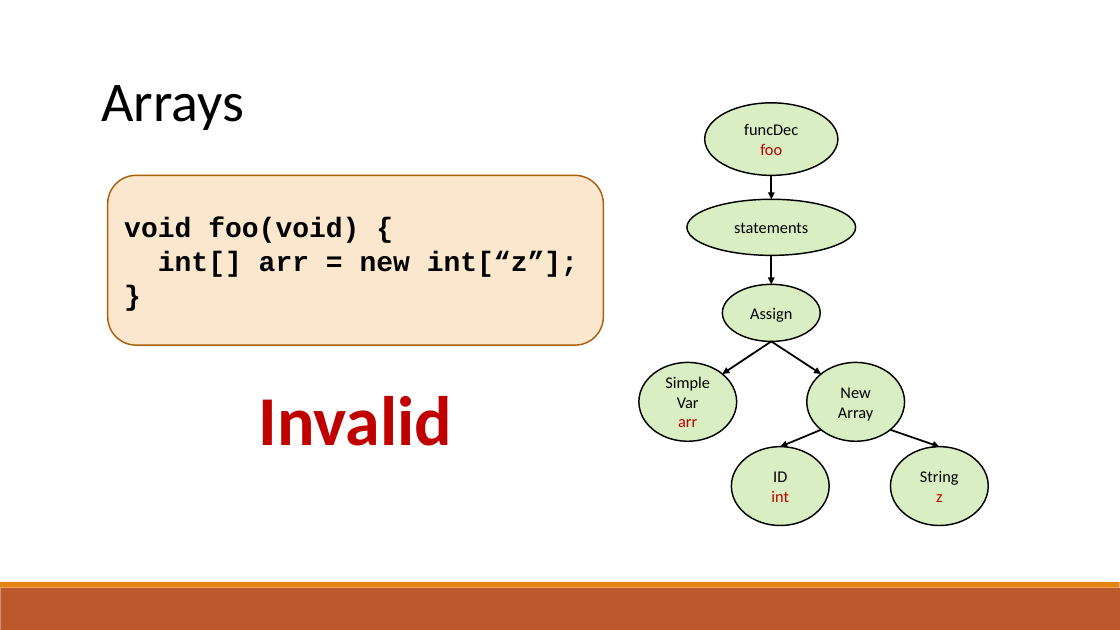
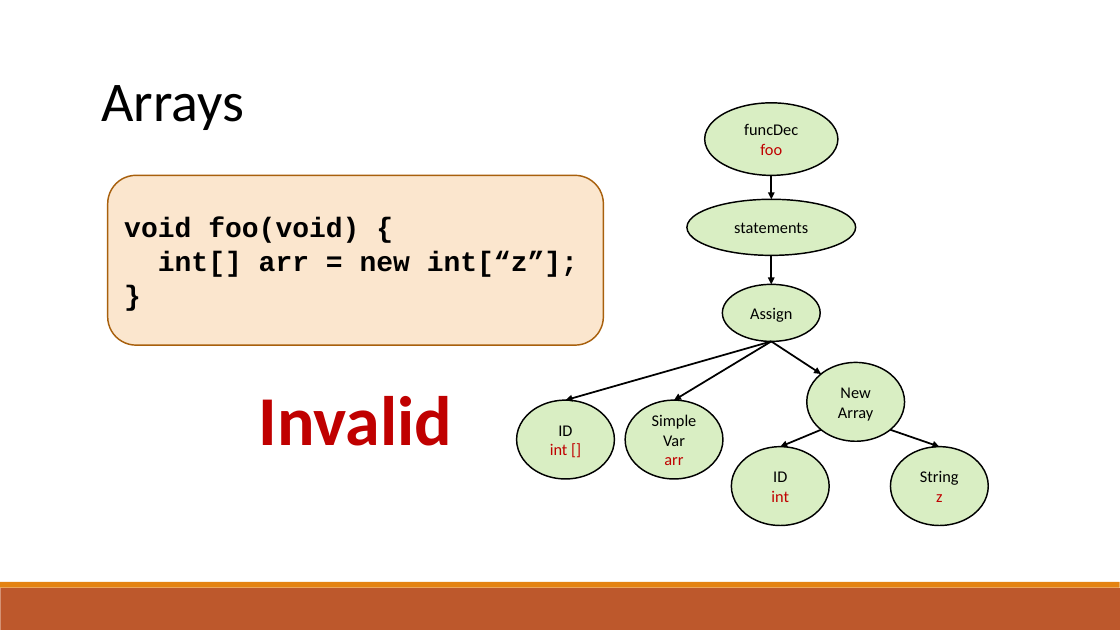
Before and after one commit to raghadzeidan/COMPILATION_TAU_FOR_STUDENTS, a slide deck: slide 53 of new_slides/semantic.pptx (slide 49 before the commit). Drawn at 1120x630 pixels with LibreOffice and Linux fonts; fonts in the diff are those of the drawing. Boxes give left, top, right and bottom in pixels: in the first picture for what was removed or moved away, otherwise in the second. Text is boxed around its words. In the diff, an @@ line names an element or a change of style, - is before the commit and + after.

```diff
--- a/new_slides/semantic.pptx
+++ b/new_slides/semantic.pptx
@@ arrow added from (771, 341) to (565, 400), #000000 1.5 pt @@
@@ arrow moved from (771, 341) - (723, 374) to (771, 341) - (674, 400) @@
@@ ellipse added at <box>517,400,614,479</box>, fill #92D050 at 34% opacity, outline #000000 1.25 pt, 14 pt, text #C00000 @@
+ID
+int []
@@ ellipse "Simple": place and size @@
-ellipse "Simple" at <box>639,362,737,441</box>
+ellipse "Simple" at <box>625,400,723,479</box>
```
Also in this commit, not shown: 1 other slide changed, 21 slides added, 1 other file.
